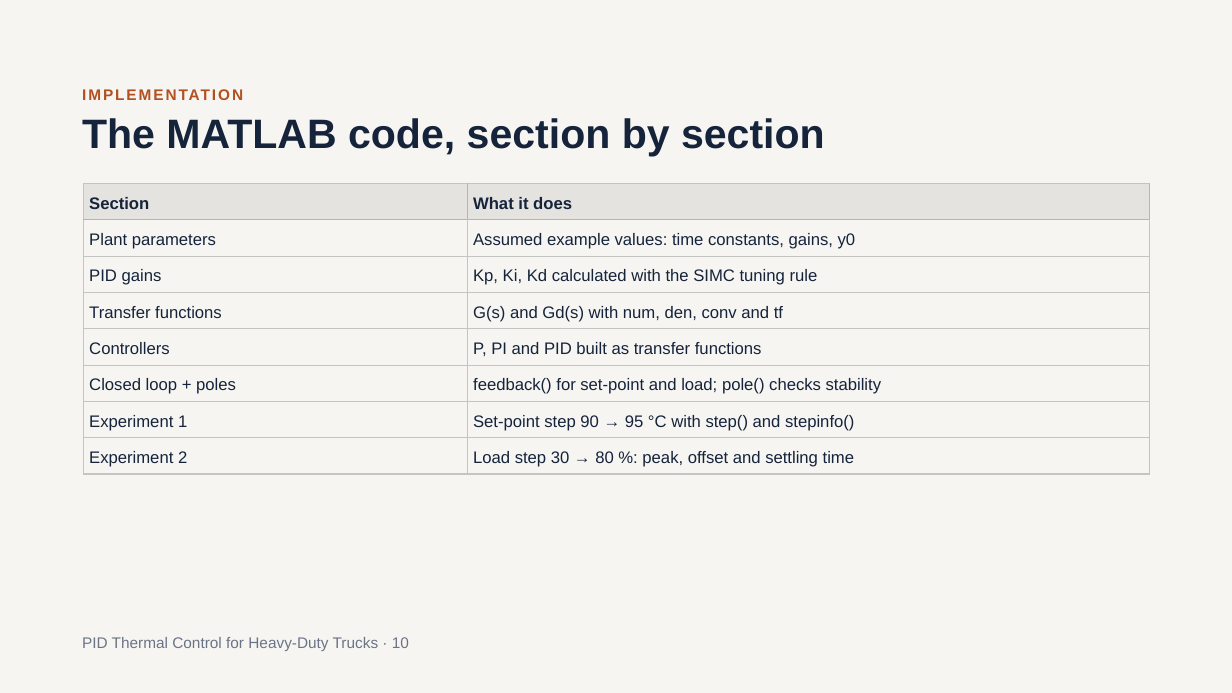
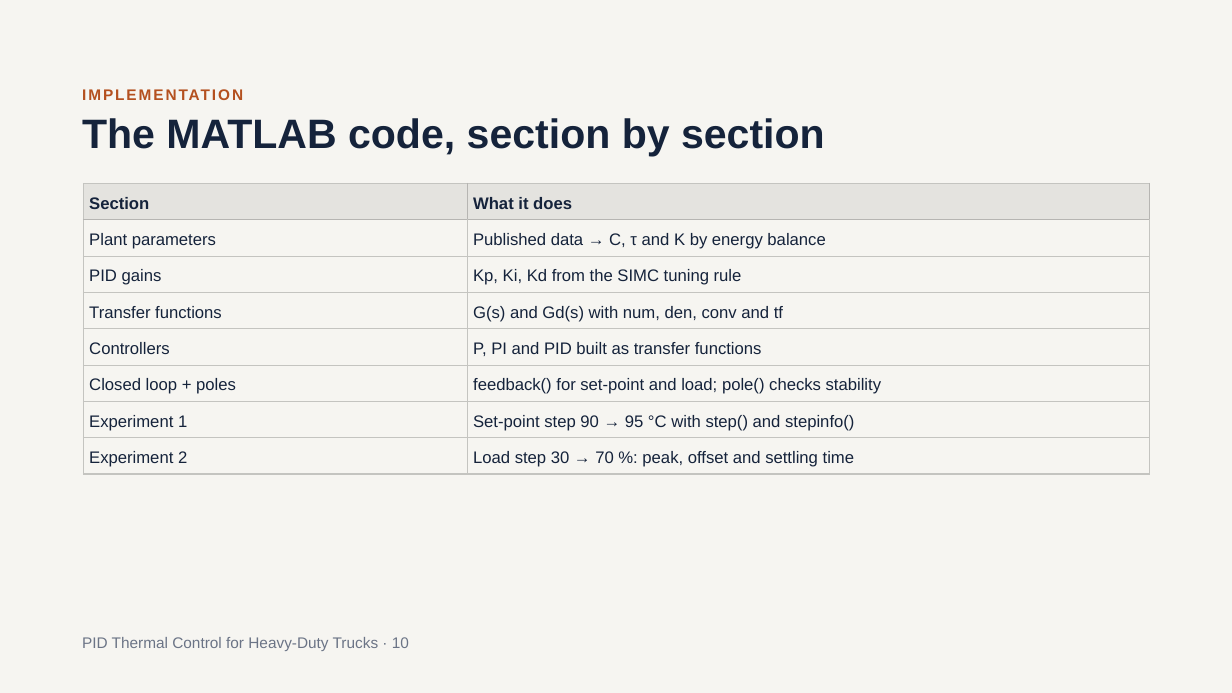
Before and after one commit to SushanthBibi/PID-Cooling-matlab, a slide deck: slide 10 of PID_Thermal_Control_for_Heavy-Duty_Trucks_v2.pptx. Drawn at 1232x693 pixels with LibreOffice and Linux fonts; fonts in the diff are those of the drawing. Boxes give left, top, right and bottom in pixels: in the first picture for what was removed or moved away, otherwise in the second. Text is boxed around its words. In the diff, an @@ line names an element or a change of style, - is before the commit and + after.

```diff
--- a/PID_Thermal_Control_for_Heavy-Duty_Trucks_v2.pptx
+++ b/PID_Thermal_Control_for_Heavy-Duty_Trucks_v2.pptx
@@ table at <box>83,184,1151,474</box> @@
-row 2, column 2: Assumed example values: time constants, gains, y0
+row 2, column 2: Published data → C, τ and K by energy balance
-row 3, column 2: Kp, Ki, Kd calculated with the SIMC tuning rule
+row 3, column 2: Kp, Ki, Kd from the SIMC tuning rule
-row 8, column 2: Load step 30 → 80 %: peak, offset and settling time
+row 8, column 2: Load step 30 → 70 %: peak, offset and settling time
```
Also in this commit, not shown: 8 other slides changed.
